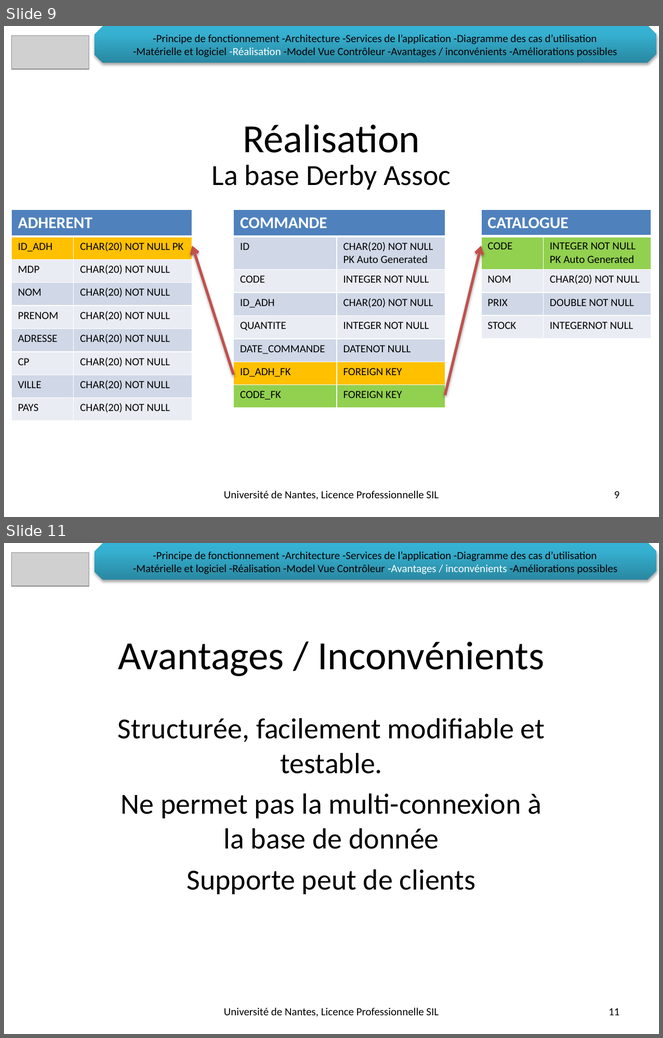
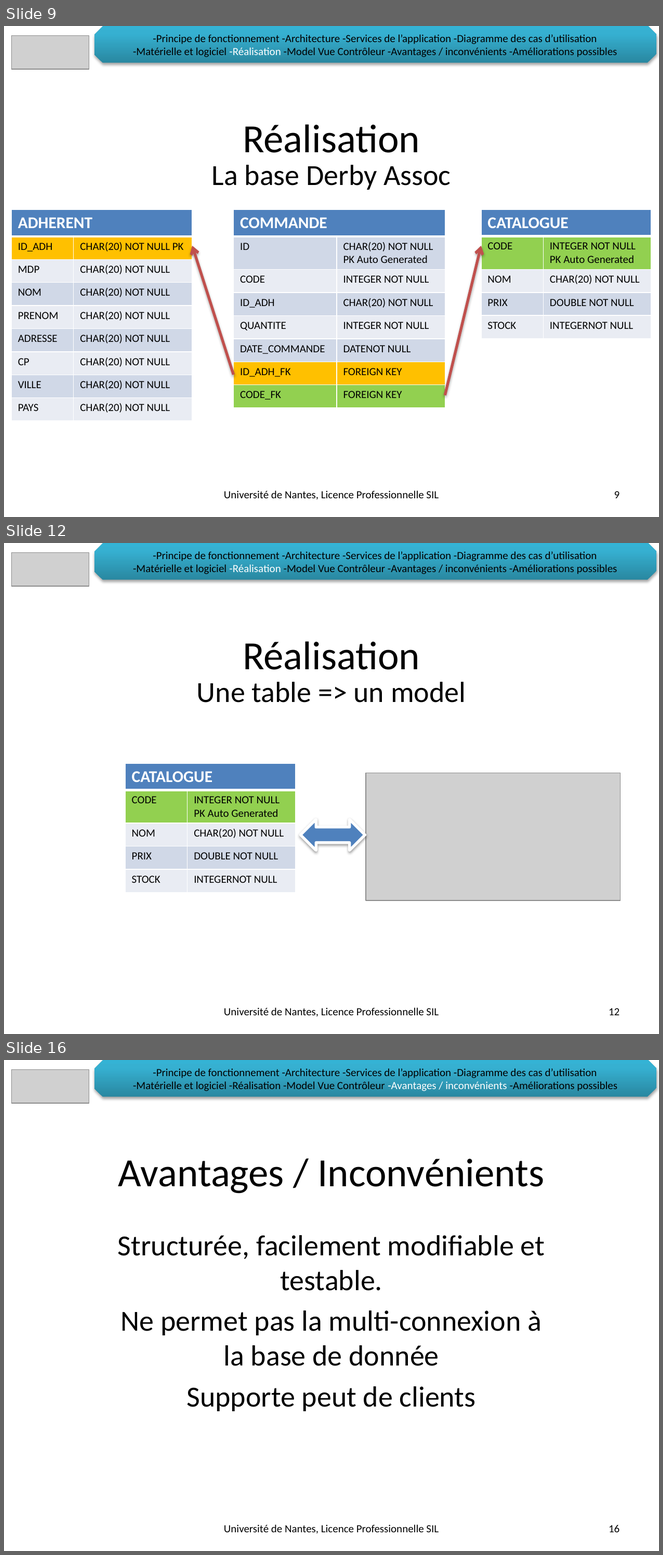
Before and after one commit to LeonardoALARCON/progr3, a slide deck: Documentation/DiapoProg3/PresentationProg3.pptx. Shown one above the other, each under a label of ours: slides 9 and 11 before the commit, slides 9, 12 and 16 after it; the slides between them are not shown. The pictures are 663x1038 and 663x1555 pixels, drawn with LibreOffice and Linux fonts; fonts in the diff are those of the drawing; grey boxes stand for pictures; background and template pictures are left out. Boxes give left, top, right and bottom in pixels: in the first picture for what was removed or moved away, otherwise in the second. Text is boxed around its words. In the diff, an @@ line names an element or a change of style, - is before the commit and + after.

```diff
--- a/Documentation/DiapoProg3/PresentationProg3.pptx
+++ b/Documentation/DiapoProg3/PresentationProg3.pptx
@@ slide 12 added at (x1=4, y1=543, x2=659, y2=1034), background picture (left out) @@
@@ picture added at (x1=12, y1=553, x2=89, y2=586) @@
@@ snip diag rect added at (x1=94, y1=543, x2=657, y2=580), fill gradient #2A88A2 to #37B1D2 to #34B4D6, 12 pt, text #000000 @@
+-Principe de fonctionnement -Architecture -Services de l’application -Diagramme des cas d’utilisation
+-Matérielle et logiciel -Réalisation -Model Vue Contrôleur -Avantages / inconvénients -Améliorations possibles
@@ title added at (x1=243, y1=641, x2=420, y2=670), 44 pt, text #000000 @@
+Réalisation
@@ subtitle added at (x1=197, y1=682, x2=466, y2=703), 32 pt, text #000000 @@
+Une table => un model
@@ table added at (x1=125, y1=764, x2=296, y2=892), 5 rows, 2 columns @@
+CATALOGUE | 
+CODE | INTEGER NOT NULL PK Auto Generated
+NOM | CHAR(20) NOT NULL
+PRIX | DOUBLE NOT NULL
+STOCK | INTEGERNOT NULL
@@ picture added at (x1=366, y1=773, x2=621, y2=901) @@
@@ left right arrow added at (x1=301, y1=820, x2=365, y2=850), fill #4F81BD, outline #FFFFFF 3 pt @@
@@ text added at (x1=224, y1=1008, x2=439, y2=1017), 12 pt, text #000000 @@
+Université de Nantes, Licence Professionnelle SIL
@@ page number added at (x1=609, y1=1008, x2=620, y2=1016), 12 pt, text #000000 @@
+12
@@ what was slide 11 is now slide 16 @@
@@ page number at (x1=609, y1=1525, x2=620, y2=1533): text changed @@
-11
+16
```
Also in this commit, not shown: 1 slide changed, 4 other slides added, 4 other files.
